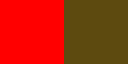
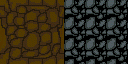
Layer changes from the first 128 x 64 image to the second:
added layer "Pasted Layer" above "Background" over box(0, 0, 64, 64)
painted on "Background" over box(0, 0, 128, 64)
